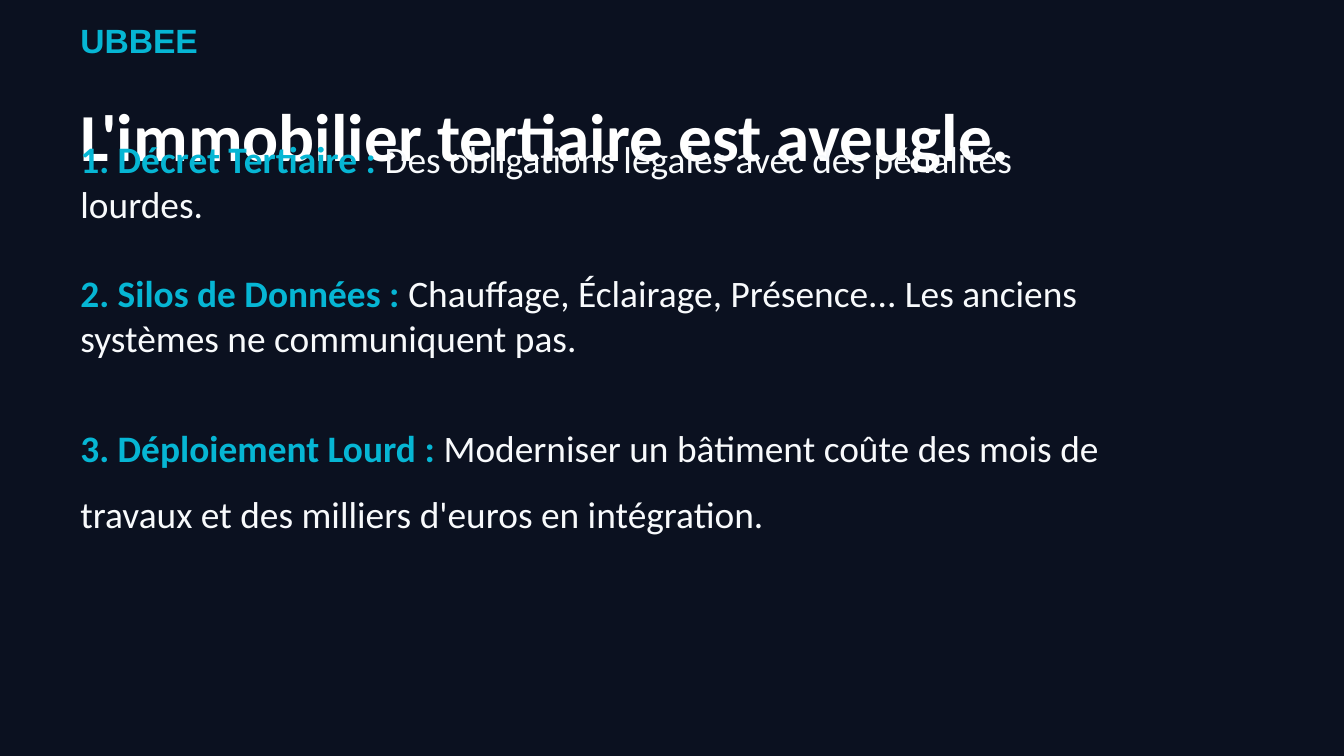
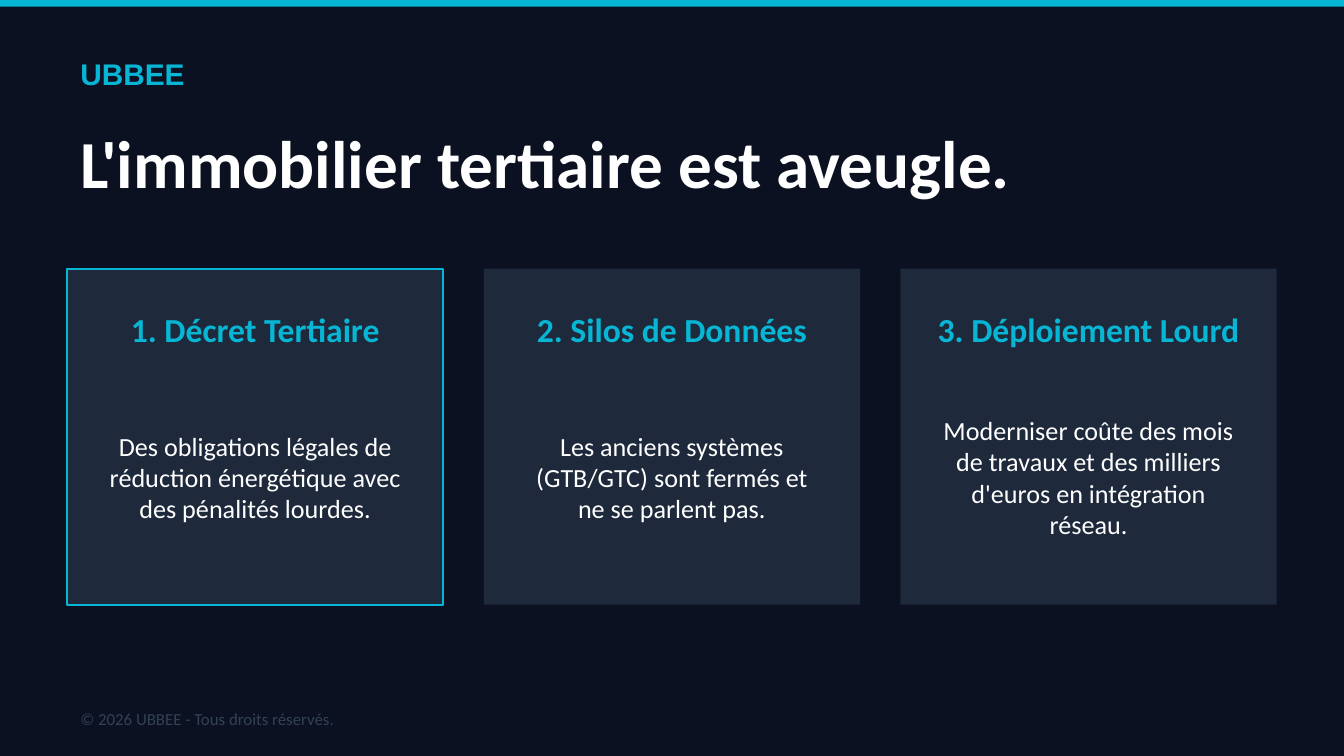
Before and after one commit to yactao/gravity-lab, a slide deck: slide 2 of smart-building/docs/marketing/Pitch_Deck_UBBEE.pptx. Drawn at 1344x756 pixels with LibreOffice and Linux fonts; fonts in the diff are those of the drawing. Boxes give left, top, right and bottom in pixels: in the first picture for what was removed or moved away, otherwise in the second. Text is boxed around its words. In the diff, an @@ line names an element or a change of style, - is before the commit and + after.

```diff
--- a/smart-building/docs/marketing/Pitch_Deck_UBBEE.pptx
+++ b/smart-building/docs/marketing/Pitch_Deck_UBBEE.pptx
@@ rectangle added at (0,0,1344,7), fill #06B6D4 @@
@@ text "UBBEE" at (80,64,184,86): size 18 to 16 pt @@
@@ text "L'immobilier tertiaire est aveugle." rewrapped from (80,114,422,174) to (80,140,1009,200) @@
@@ text removed at (80,142,1098,535) @@
-1. Décret Tertiaire : Des obligations légales avec des pénalités lourdes.
-2. Silos de Données : Chauffage, Éclairage, Présence... Les anciens systèmes ne communiquent pas.
-3. Déploiement Lourd : Moderniser un bâtiment coûte des mois de travaux et des milliers d'euros en intégration.
@@ rectangle added at (67,269,444,605), fill #1E293B, outline #06B6D4 1 pt @@
@@ rectangle added at (484,269,860,605), fill #1E293B @@
@@ rectangle added at (900,269,1277,605), fill #1E293B @@
@@ text added at (131,318,379,342), 18 pt, text #06B6D4, bold @@
+1. Décret Tertiaire
@@ text added at (537,318,806,342), 18 pt, text #06B6D4, bold @@
+2. Silos de Données
@@ text added at (938,318,1239,348), 18 pt, text #06B6D4, bold @@
+3. Déploiement Lourd
@@ text added at (110,438,401,523), 14 pt, text #FFFFFF @@
+Des obligations légales de réduction énergétique avec des pénalités lourdes.
@@ text added at (536,438,808,523), 14 pt, text #FFFFFF @@
+Les anciens systèmes (GTB/GTC) sont fermés et ne se parlent pas.
@@ text added at (943,422,1233,534), 14 pt, text #FFFFFF @@
+Moderniser coûte des mois de travaux et des milliers d'euros en intégration réseau.
@@ text added at (98,714,334,725), 9 pt, text #334155 @@
+© 2026 UBBEE - Tous droits réservés.
```
Also in this commit, not shown: 1 other slide changed, 4 slides added, 7 slides removed.
